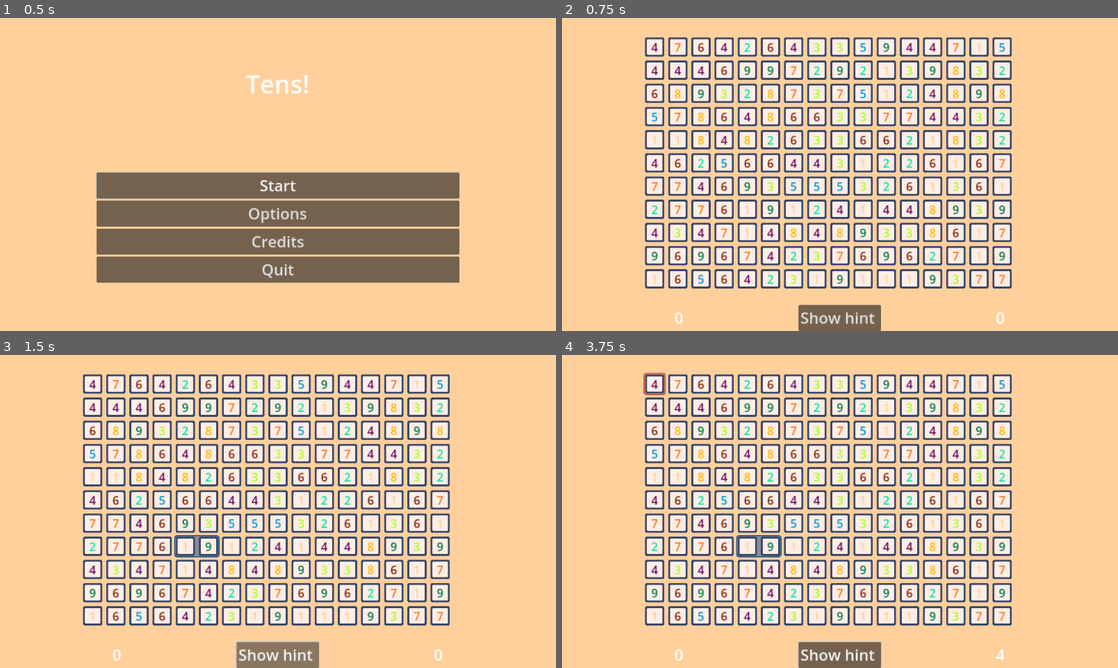
Above: before the commit, frames 1-4 (two rows, left to right).
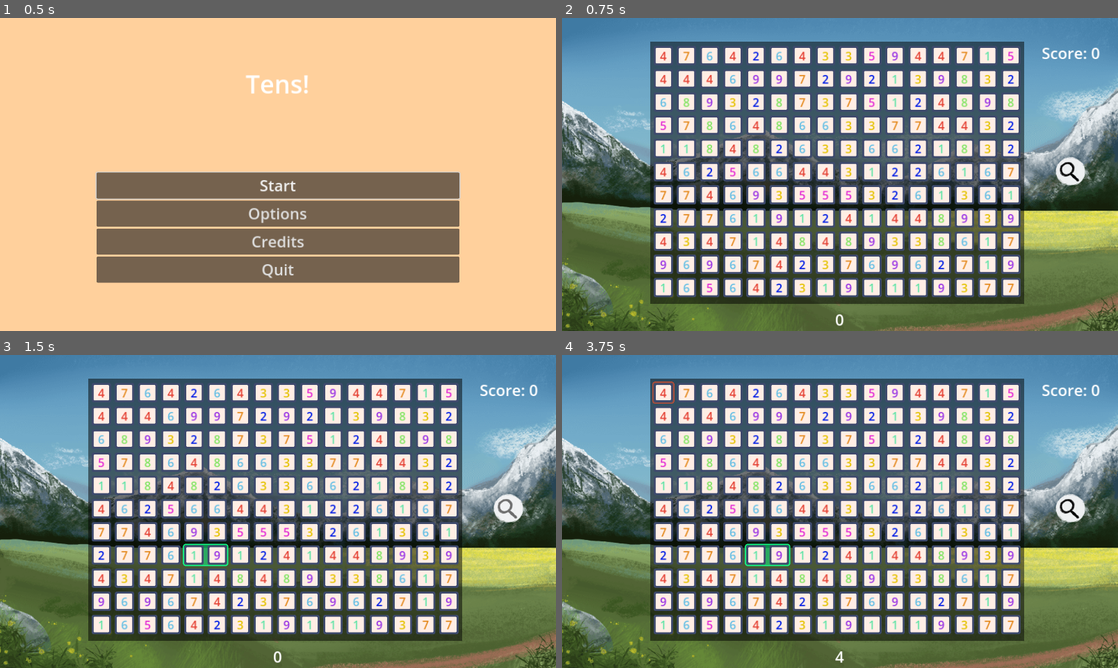
Above: after the commit, the same moments.

Repository: Yngwarr/tens
Game: Godot game, scene res://scenes/MainMenu.tscn
Two runs of this game, one before a commit and one after it. Both use one fixed random seed, a clock stepped at 60 frames per second and the inputs below.
Inputs (mouse positions are in pixels of both pictures, inside the frame that each line leads up to; where the layout moved, square brackets give the same spot in the first picture):
- Up to frame 1 (0.5 s): no input
- Up to frame 2 (0.75 s): click "Start" at 0.5 s
- Up to frame 3 (1.5 s): click (505, 508) [278, 655] at 1.25 s
- Up to frame 4 (3.75 s): click (1067, 508) [840, 655] at 2 s; click (1067, 508) [840, 655] at 2.75 s; tap Enter at 3.5 s; move the mouse to (656, 383) at 3.52 s; click (656, 383) at 3.67 s

Frame 1 is identical in both runs. In frame 2, 92% of the frame differs, in the area x 0-100%, y 0-100%; in frame 3, 93%; in frame 4, 92%.

Commit message:
apply new design

Diff:
--- a/scenes/Game.tscn
+++ b/scenes/Game.tscn
@@ -1,11 +1,16 @@
-[gd_scene load_steps=17 format=3 uid="uid://csahdmph2aji4"]
+[gd_scene load_steps=22 format=3 uid="uid://csahdmph2aji4"]
 
 [ext_resource type="Script" path="res://src/Game.gd" id="1_wmfvw"]
+[ext_resource type="Texture2D" uid="uid://br8avg7b3dgtr" path="res://img/bg.png" id="2_1n4yb"]
 [ext_resource type="Script" path="res://src/UI/PauseMenu.gd" id="2_xdcds"]
+[ext_resource type="Texture2D" uid="uid://dfun7mqa0ddnt" path="res://img/hint-button/normal.png" id="3_c6kah"]
 [ext_resource type="PackedScene" uid="uid://dp02anwflcyv8" path="res://scenes/OptionsWindow.tscn" id="3_j5m3f"]
 [ext_resource type="Shader" path="res://shaders/blur.gdshader" id="3_tg1ur"]
+[ext_resource type="Texture2D" uid="uid://jqlgv5tccfia" path="res://img/hint-button/pressed.png" id="4_3pnvk"]
 [ext_resource type="Script" path="res://src/UI/ShowPopupButton.gd" id="5_k0seo"]
+[ext_resource type="Texture2D" uid="uid://dudsl5pvigssi" path="res://img/hint-button/hover.png" id="5_tffks"]
 [ext_resource type="Script" path="res://src/UI/ChangeSceneButton.gd" id="6_2c0ui"]
+[ext_resource type="BitMap" uid="uid://d33kao8le76ot" path="res://img/hint-button/mask.png" id="6_tlvfk"]
 [ext_resource type="Script" path="res://src/Pause.gd" id="8_cpxey"]
 [ext_resource type="Texture2D" uid="uid://bmetb0g61y3bv" path="res://icon.svg" id="8_lyls7"]
 [ext_resource type="PackedScene" uid="uid://mbbrk257a4oj" path="res://scenes/NumberCell.tscn" id="9_7gv6k"]
@@ -36,10 +41,52 @@
 grid = NodePath("Grid")
 solver = NodePath("Solver")
 sum_label = NodePath("HUD/HBoxContainer/Sum")
-score_label = NodePath("HUD/HBoxContainer/Score")
-hint_button = NodePath("HUD/HBoxContainer/Hint")
+score_label = NodePath("HUD/ScoreLabel")
+hint_button = NodePath("HUD/Hint")
+
+[node name="Background" type="CanvasLayer" parent="."]
+layer = -1
+
+[node name="bg" type="TextureRect" parent="Background"]
+anchors_preset = 15
+anchor_right = 1.0
+anchor_bottom = 1.0
+grow_horizontal = 2
+grow_vertical = 2
+mouse_filter = 2
+texture = ExtResource("2_1n4yb")
+
+[node name="ColorRect" type="ColorRect" parent="Background"]
+anchors_preset = 15
+anchor_right = 1.0
+anchor_bottom = 1.0
+offset_left = 183.0
+offset_top = 49.0
+offset_right = -194.0
+offset_bottom = -56.0
+grow_horizontal = 2
+grow_vertical = 2
+mouse_filter = 2
+color = Color(0, 0, 0, 0.501961)
 
 [node name="HUD" type="CanvasLayer" parent="."]
+
+[node name="Hint" type="TextureButton" parent="HUD"]
+anchors_preset = 6
+anchor_left = 1.0
+anchor_top = 0.5
+anchor_right = 1.0
+anchor_bottom = 0.5
+offset_left = -130.0
+offset_top = -38.0
+offset_right = -66.0
+offset_bottom = 26.0
+grow_horizontal = 0
+grow_vertical = 2
+texture_normal = ExtResource("3_c6kah")
+texture_pressed = ExtResource("4_3pnvk")
+texture_hover = ExtResource("5_tffks")
+texture_click_mask = ExtResource("6_tlvfk")
 
 [node name="HBoxContainer" type="HBoxContainer" parent="HUD"]
 anchors_preset = 12
@@ -50,22 +97,23 @@
 grow_horizontal = 2
 grow_vertical = 0
 
-[node name="Score" type="Label" parent="HUD/HBoxContainer"]
+[node name="Sum" type="Label" parent="HUD/HBoxContainer"]
 layout_mode = 2
 size_flags_horizontal = 3
 theme_override_font_sizes/font_size = 32
 text = "0"
 horizontal_alignment = 1
 
-[node name="Hint" type="Button" parent="HUD/HBoxContainer"]
-layout_mode = 2
-text = "Show hint "
-
-[node name="Sum" type="Label" parent="HUD/HBoxContainer"]
-layout_mode = 2
-size_flags_horizontal = 3
+[node name="ScoreLabel" type="Label" parent="HUD"]
+anchors_preset = 1
+anchor_left = 1.0
+anchor_right = 1.0
+offset_left = -194.0
+offset_top = 50.0
+offset_bottom = 95.0
+grow_horizontal = 0
 theme_override_font_sizes/font_size = 32
-text = "0"
+text = "Score: 0"
 horizontal_alignment = 1
 
 [node name="PauseMenu" type="CanvasLayer" parent="." node_paths=PackedStringArray("resume_button", "options_menu")]
@@ -207,12 +255,13 @@
 
 [node name="Hint" parent="." instance=ExtResource("10_ra2ve")]
 visible = false
+modulate = Color(0.0705882, 1, 0.537255, 1)
 
 [node name="Highlight" parent="." instance=ExtResource("9_20cip")]
 visible = false
 
 [node name="Grid" type="Node2D" parent="."]
-position = Vector2(576, 324)
+position = Vector2(594, 342)
 script = ExtResource("9_sd0hf")
 inner_node = ExtResource("9_7gv6k")
 
--- a/src/Game.gd
+++ b/src/Game.gd
@@ -17,7 +17,7 @@
 @export var solver: Solver
 @export var sum_label: Label
 @export var score_label: Label
-@export var hint_button: Button
+@export var hint_button: BaseButton
 
 var score: int = 0
 
@@ -36,7 +36,7 @@
 
 func update_score(value: int) -> void:
 	score = value
-	score_label.text = str(score)
+	score_label.text = "Score: %s" % score
 
 func on_grabbed() -> void:
 	highlight.toggle(true)
--- a/src/static/Palette.gd
+++ b/src/static/Palette.gd
@@ -6,15 +6,15 @@
 static var colors := [
     Color.from_string("#ffeee5", Color.WHITE),
 
-    Color.from_string("#ffd09c", Color.WHITE),
-    Color.from_string("#07e5a0", Color.WHITE),
-    Color.from_string("#a7ff19", Color.WHITE),
-    Color.from_string("#660b61", Color.WHITE),
-    Color.from_string("#0099db", Color.WHITE),
-    Color.from_string("#84240f", Color.WHITE),
-    Color.from_string("#f77622", Color.WHITE),
-    Color.from_string("#ffb700", Color.WHITE),
-    Color.from_string("#007a49", Color.WHITE),
+    Color.from_string("#68e4aa", Color.WHITE),
+    Color.from_string("#001de4", Color.WHITE),
+    Color.from_string("#e4c200", Color.WHITE),
+    Color.from_string("#e43f32", Color.WHITE),
+    Color.from_string("#e430d5", Color.WHITE),
+    Color.from_string("#63bee4", Color.WHITE),
+    Color.from_string("#e4891e", Color.WHITE),
+    Color.from_string("#80e462", Color.WHITE),
+    Color.from_string("#9832e4", Color.WHITE),
 
     Color.from_string("#96a3b0", Color.WHITE),
     Color.from_string("#da2424", Color.WHITE),
Binary file added: img/bg.png
Not shown, added: img/bg.png.import
Binary file added: img/field.png
Not shown, added: img/field.png.import
Binary file added: img/hint-button/hover.png
Not shown, added: img/hint-button/hover.png.import
Binary file added: img/hint-button/mask.png
Not shown, added: img/hint-button/mask.png.import
Binary file added: img/hint-button/normal.png
Not shown, added: img/hint-button/normal.png.import
Binary file added: img/hint-button/pressed.png
Not shown, added: img/hint-button/pressed.png.import
(and 1 more such lines)
